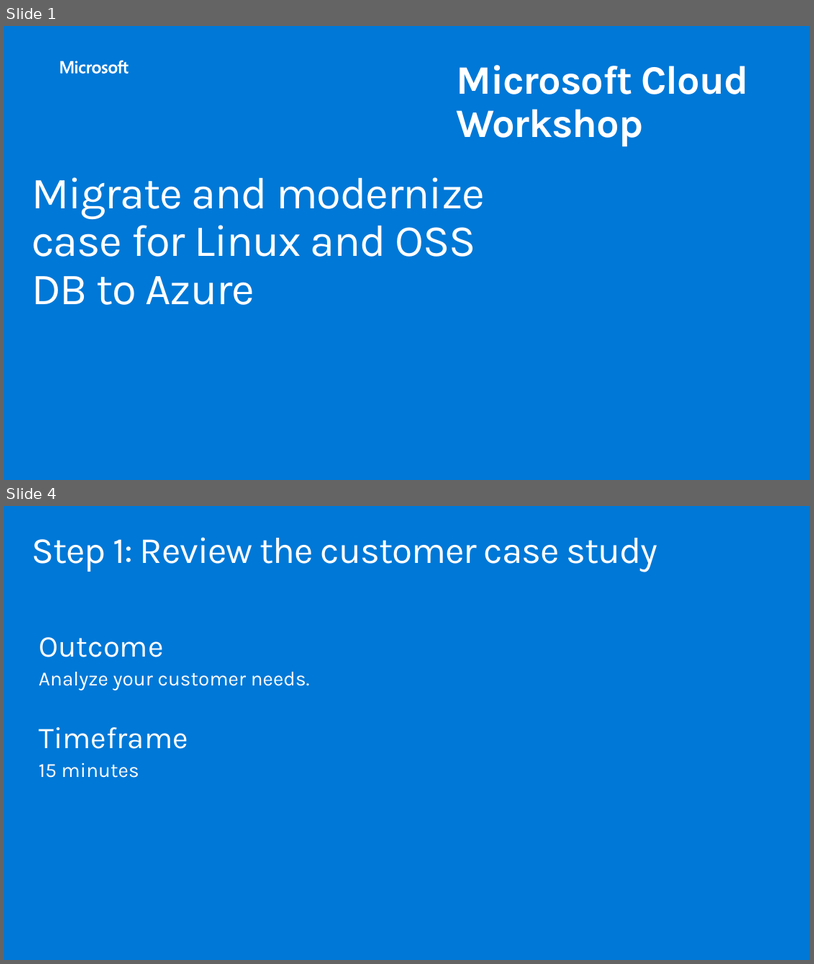
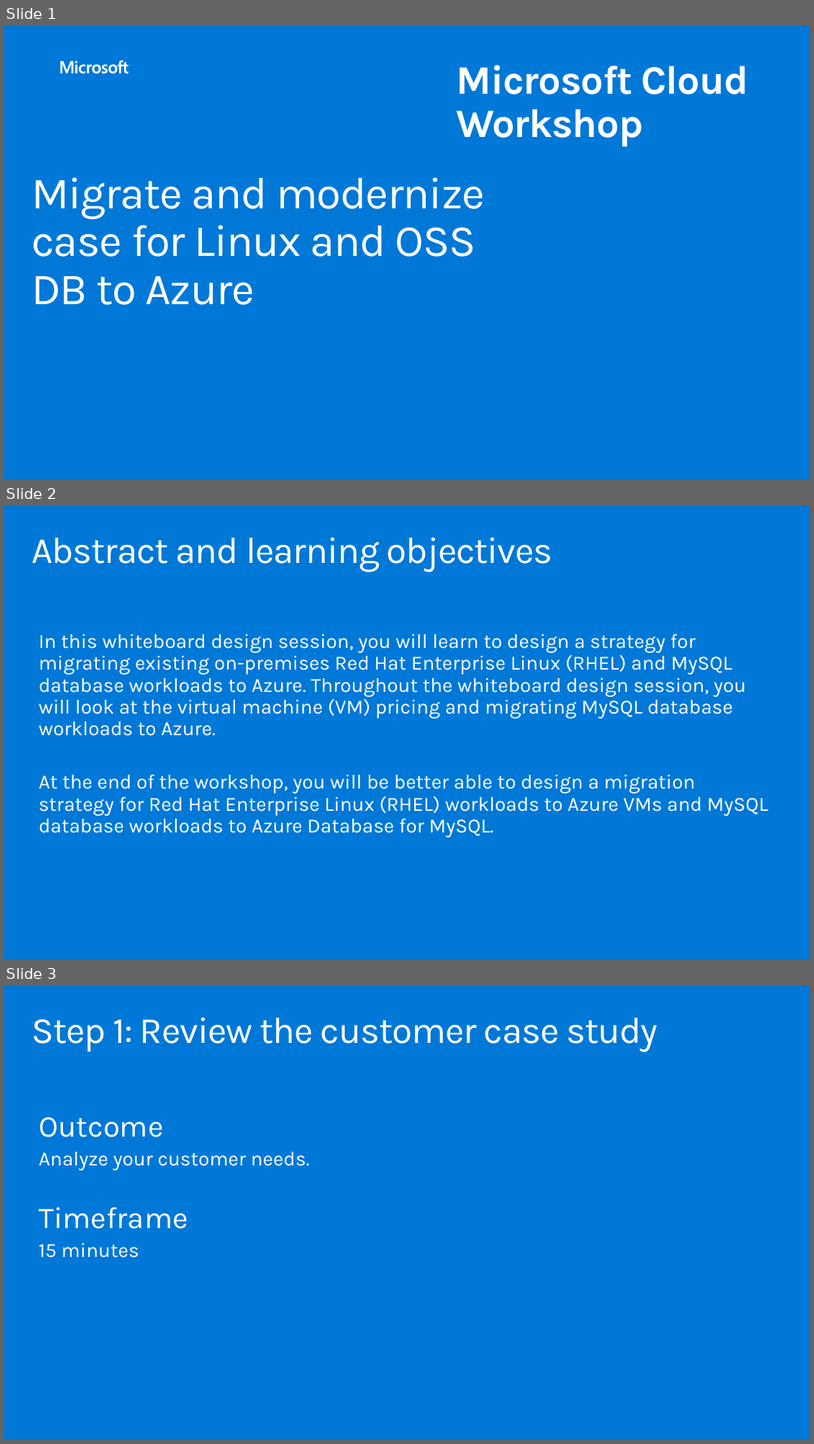
Before and after one commit to solliancenet/MCW-Migrate-Linux-OSS-DB-to-Azure, a slide deck: Whiteboard design session/WDS trainer presentation - Migrate and modernize case for Linux and OSS DB to Azure.pptx. Shown one above the other, each under a label of ours: slides 1 and 4 before the commit, slides 1, 2 and 3 after it; the slides between them are not shown. The pictures are 814x964 and 814x1444 pixels, drawn with LibreOffice and Linux fonts; fonts in the diff are those of the drawing; background and template pictures are left out. Boxes give left, top, right and bottom in pixels: in the first picture for what was removed or moved away, otherwise in the second. Text is boxed around its words. In the diff, an @@ line names an element or a change of style, - is before the commit and + after.

```diff
--- a/Whiteboard design session/WDS trainer presentation - Migrate and modernize case for Linux and OSS DB to Azure.pptx
+++ b/Whiteboard design session/WDS trainer presentation - Migrate and modernize case for Linux and OSS DB to Azure.pptx
@@ slide 2 added at [4, 506, 810, 960], background #0078D7 @@
@@ title added at [31, 537, 553, 572], 44 pt, text #FFFFFF @@
+Abstract and learning objectives
@@ text added at [39, 633, 769, 837], 24 pt, text #FFFFFF @@
+In this whiteboard design session, you will learn to design a strategy for migrating existing on-premises Red Hat Enterprise Linux (RHEL) and MySQL database workloads to Azure. Throughout the whiteboard design session, you will look at the virtual machine (VM) pricing and migrating MySQL database workloads to Azure.
+At the end of the workshop, you will be better able to design a migration strategy for Red Hat Enterprise Linux (RHEL) workloads to Azure VMs and MySQL database workloads to Azure Database for MySQL.
@@ what was slide 4 is now slide 3 @@
```
Also in this commit, not shown: 1 slide changed, 23 other slides added, 17 slides removed, 3 other files.
